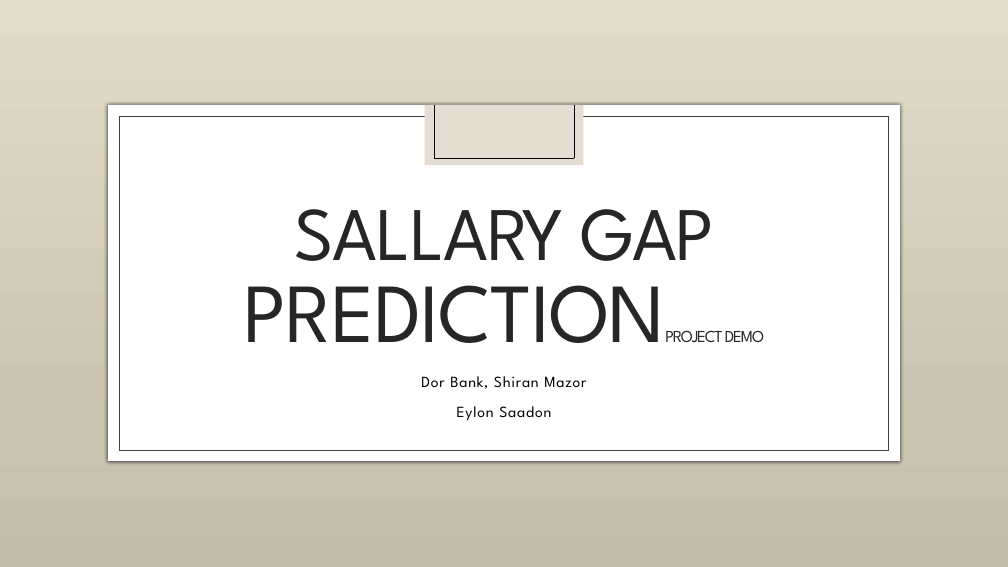
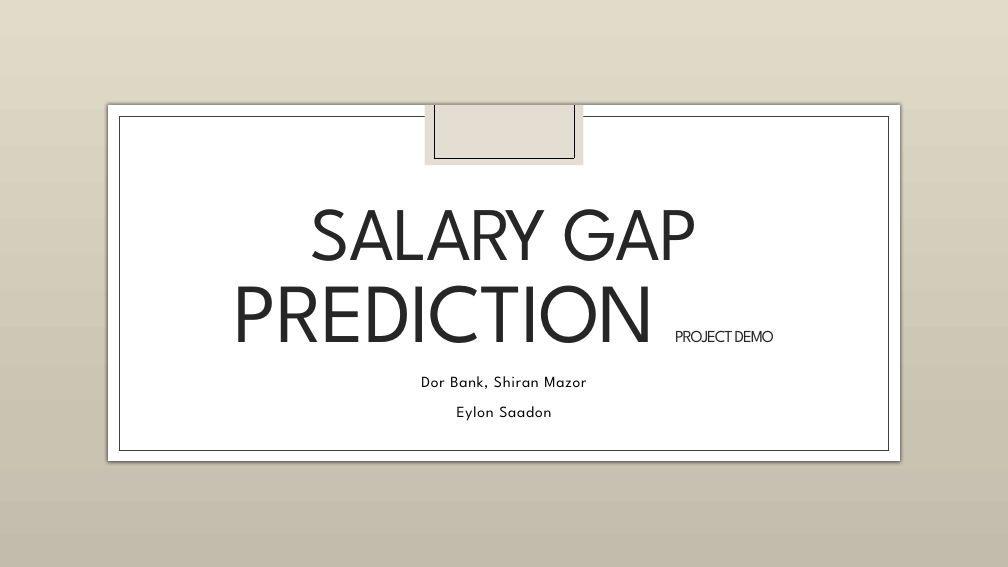
Before and after one commit to EylonSaadon/DataScienceWorkShop, a slide deck: slide 1 of Sallary gap predictionfrom Project Demo.pptx. Drawn at 1008x567 pixels with LibreOffice and Linux fonts; fonts in the diff are those of the drawing; background and template pictures are left out. Boxes give left, top, right and bottom in pixels: in the first picture for what was removed or moved away, otherwise in the second. Text is boxed around its words. In the diff, an @@ line names an element or a change of style, - is before the commit and + after.

Commit message:
demo presentation

```diff
--- a/Sallary gap predictionfrom Project Demo.pptx
+++ b/Sallary gap predictionfrom Project Demo.pptx
@@ title at [234,209,774,343]: text changed @@
-SALLARY GAP PREDICTIONPROJECT DEMO
+SALARY GAP PREDICTION PROJECT DEMO
```
